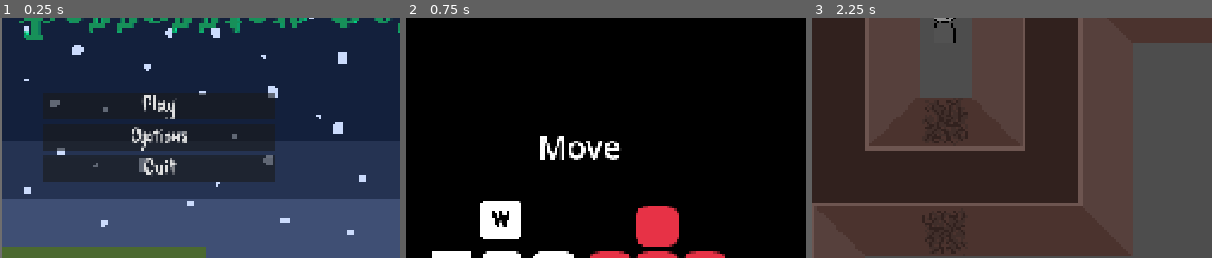
Above: before the commit, frames 1-3 (left to right).
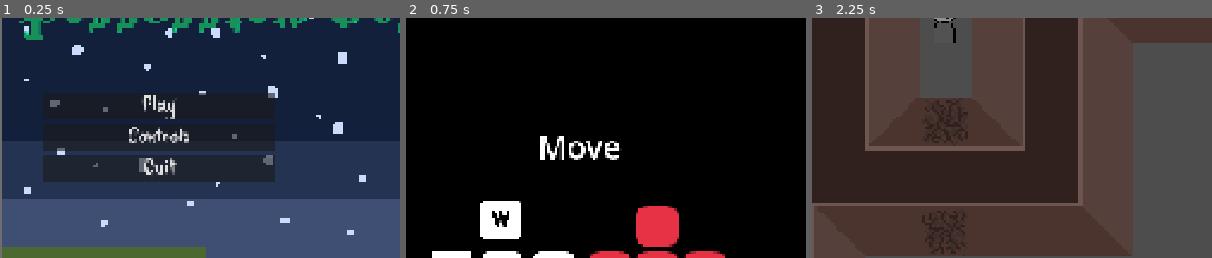
Above: after the commit, the same moments.

Repository: AvatarKeing/GameJam22
Game: Godot game, scene res://Scenes/menu.tscn
Two runs of this game, one before a commit and one after it. Both use one fixed random seed, a clock stepped at 60 frames per second and the inputs below.
Inputs:
- Up to frame 1 (0.25 s): no input
- Up to frame 2 (0.75 s): click "Options" (after the commit: "Controls") at 0.5 s
- Up to frame 3 (2.25 s): click "Back" at 1.25 s; click "Play" at 2 s
The pictures show only the part of the screen within x 0-50%, y 17-67%; the shares and areas given below are measured in that part.

The runs differ from the first frame. In frame 1, 0.7% of the frame differs, in the area x 32-48%, y 45-56%; in frame 2, nothing differs; in frame 3, nothing differs.

Commit message:
Options > Controls

Diff:
--- a/Scenes/menu.tscn
+++ b/Scenes/menu.tscn
@@ -85,7 +85,7 @@
 theme_override_fonts/font = ExtResource("4_158mb")
 theme_override_font_sizes/font_size = 60
 theme_override_styles/hover = SubResource("StyleBoxFlat_c23a0")
-text = "Options"
+text = "Controls"
 
 [node name="Quit" type="Button" parent="MarginContainer/VBoxContainer" unique_id=658365688]
 layout_mode = 2
Not shown, added: export_presets.cfg
